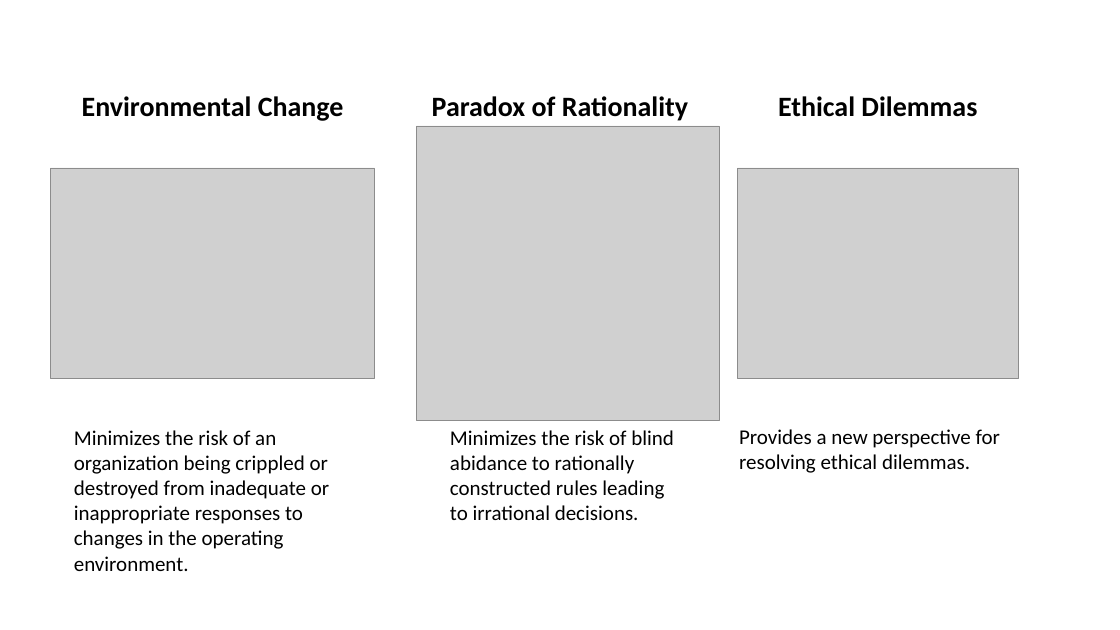
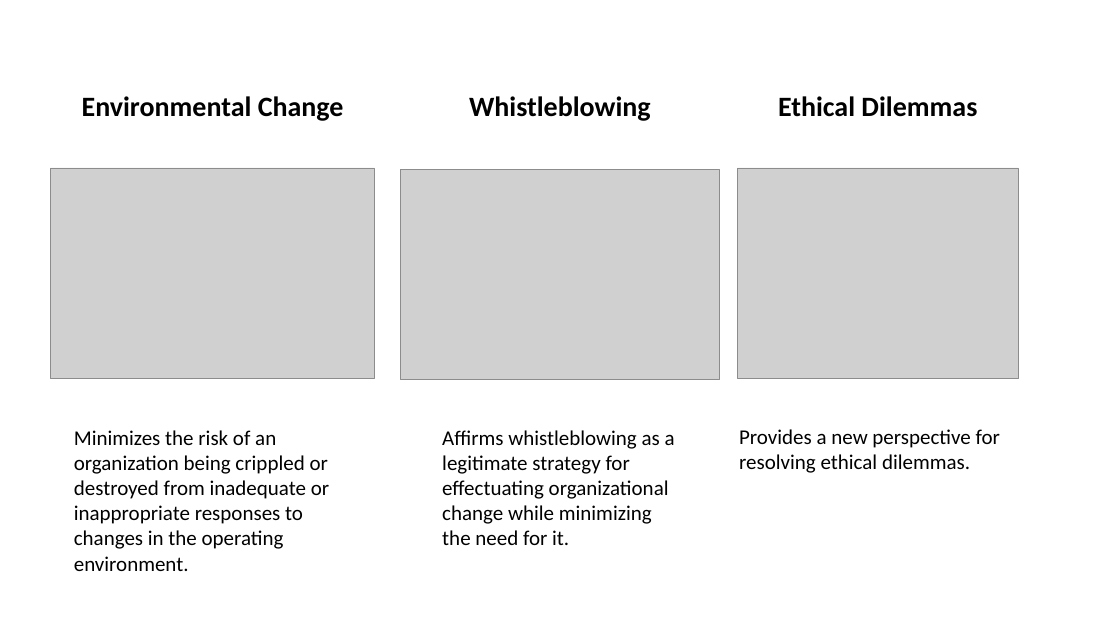
Before and after one commit to SLU-Courses-Townes/POLS6320, a slide deck: slide 6 of FinalPaper/Townes_POLS6320_2020_Spring_FinalPaper_Presentation_v00.pptx. Drawn at 1120x630 pixels with LibreOffice and Linux fonts; fonts in the diff are those of the drawing; grey boxes stand for pictures. Boxes give left, top, right and bottom in pixels: in the first picture for what was removed or moved away, otherwise in the second. Text is boxed around its words. In the diff, an @@ line names an element or a change of style, - is before the commit and + after.

```diff
--- a/FinalPaper/Townes_POLS6320_2020_Spring_FinalPaper_Presentation_v00.pptx
+++ b/FinalPaper/Townes_POLS6320_2020_Spring_FinalPaper_Presentation_v00.pptx
@@ text removed at [432, 96, 688, 121] @@
-Paradox of Rationality
@@ text added at [469, 96, 651, 121], 24 pt, text #000000, bold @@
+Whistleblowing
@@ picture: place and size @@
-picture at [417, 126, 719, 420]
+picture at [401, 170, 719, 380]
@@ text added at [442, 430, 675, 545], 18 pt, text #000000 @@
+Affirms whistleblowing as a legitimate strategy for effectuating organizational change while minimizing the need for it.
@@ text removed at [450, 430, 674, 520] @@
-Minimizes the risk of blind abidance to rationally constructed rules leading to irrational decisions.
```
Also in this commit, not shown: 2 other slides changed, 2 other files.
